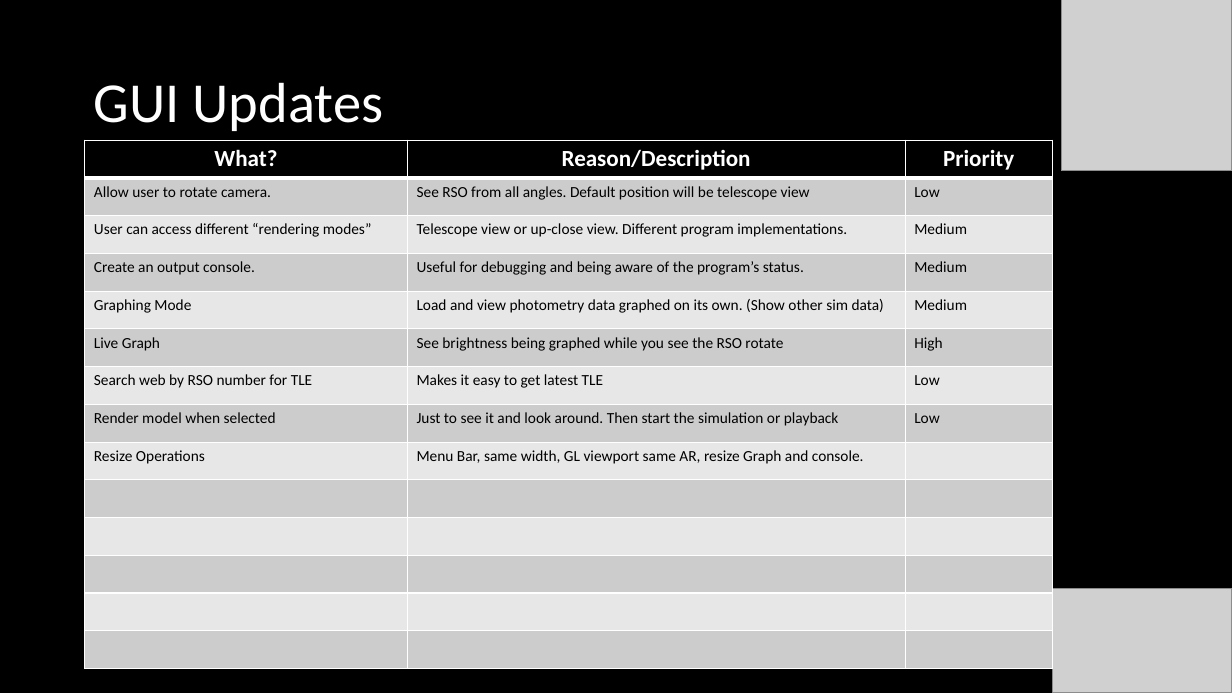
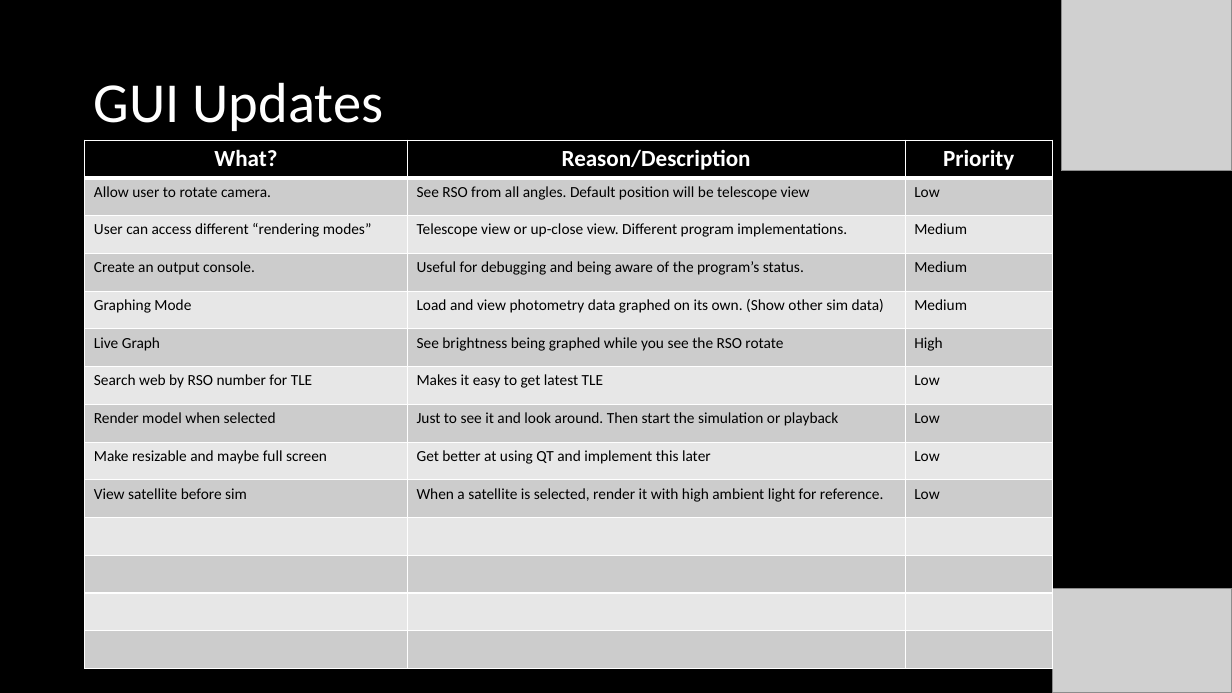
Before and after one commit to henry-valentine/COMPASS, a slide deck: slide 6 of documentation/COMPASS Project Status Document.pptx. Drawn at 1232x693 pixels with LibreOffice and Linux fonts; fonts in the diff are those of the drawing; grey boxes stand for pictures. Boxes give left, top, right and bottom in pixels: in the first picture for what was removed or moved away, otherwise in the second. Text is boxed around its words. In the diff, an @@ line names an element or a change of style, - is before the commit and + after.

```diff
--- a/documentation/COMPASS Project Status Document.pptx
+++ b/documentation/COMPASS Project Status Document.pptx
@@ table at [85, 140, 1054, 669] @@
-row 9: Resize Operations | Menu Bar, same width, GL viewport same AR, resize Graph and console. | 
+row 9: Make resizable and maybe full screen | Get better at using QT and implement this later | Low
+row 10: View satellite before sim | When a satellite is selected, render it with high ambient light for reference. | Low
-row 14:  |  | 
```
Also in this commit, not shown: 6 other slides changed, 1 slide added, 30 other files.
